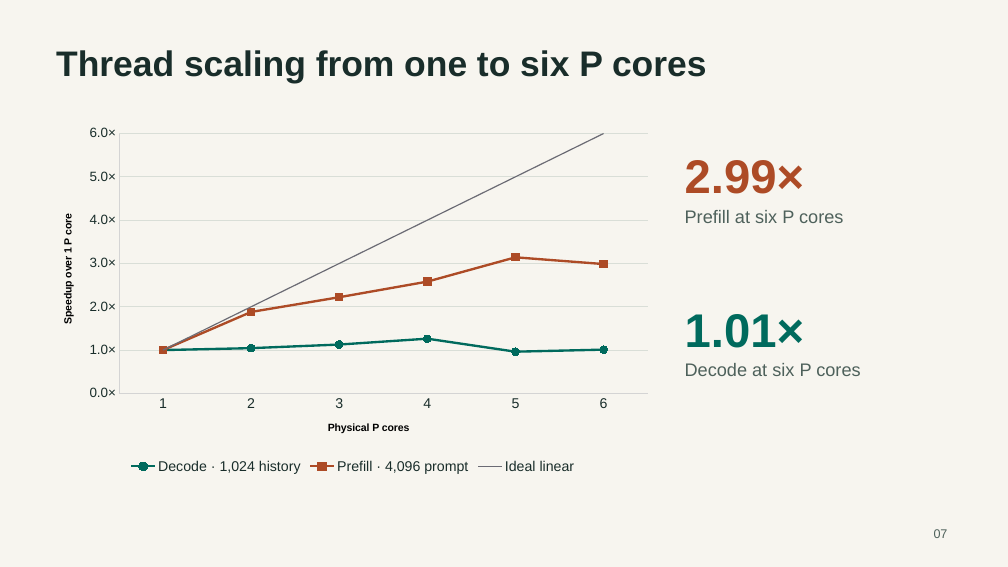
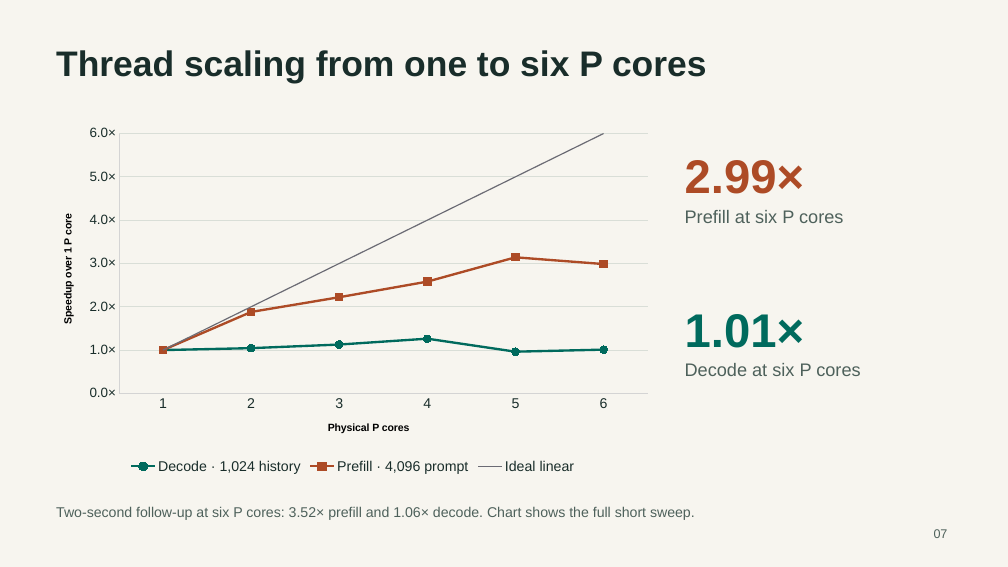
Before and after one commit to secureswim/cpu-inference-gdn, a slide deck: slide 7 of output/Project_1_Presentation.pptx. Drawn at 1008x567 pixels with LibreOffice and Linux fonts; fonts in the diff are those of the drawing. Boxes give left, top, right and bottom in pixels: in the first picture for what was removed or moved away, otherwise in the second. Text is boxed around its words. In the diff, an @@ line names an element or a change of style, - is before the commit and + after.

Commit message:
Explain decode limits and validate scaling with longer repeats

```diff
--- a/output/Project_1_Presentation.pptx
+++ b/output/Project_1_Presentation.pptx
@@ text added at (x1=56, y1=506, x2=695, y2=520), 13.5 pt, text #4E615B @@
+Two-second follow-up at six P cores: 3.52× prefill and 1.06× decode. Chart shows the full short sweep.
```
Also in this commit, not shown: 2 other slides changed, 12 other files.
